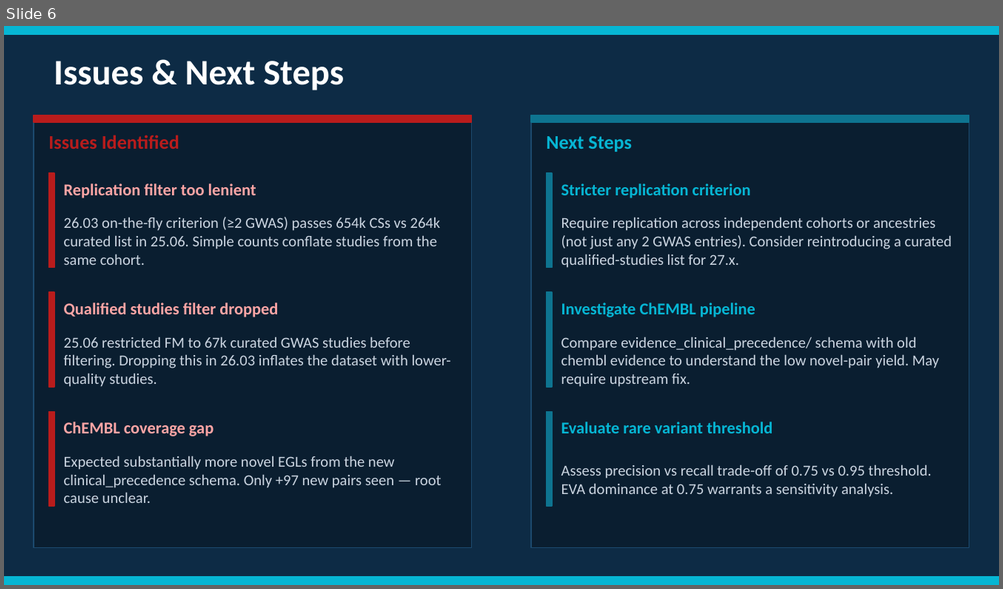
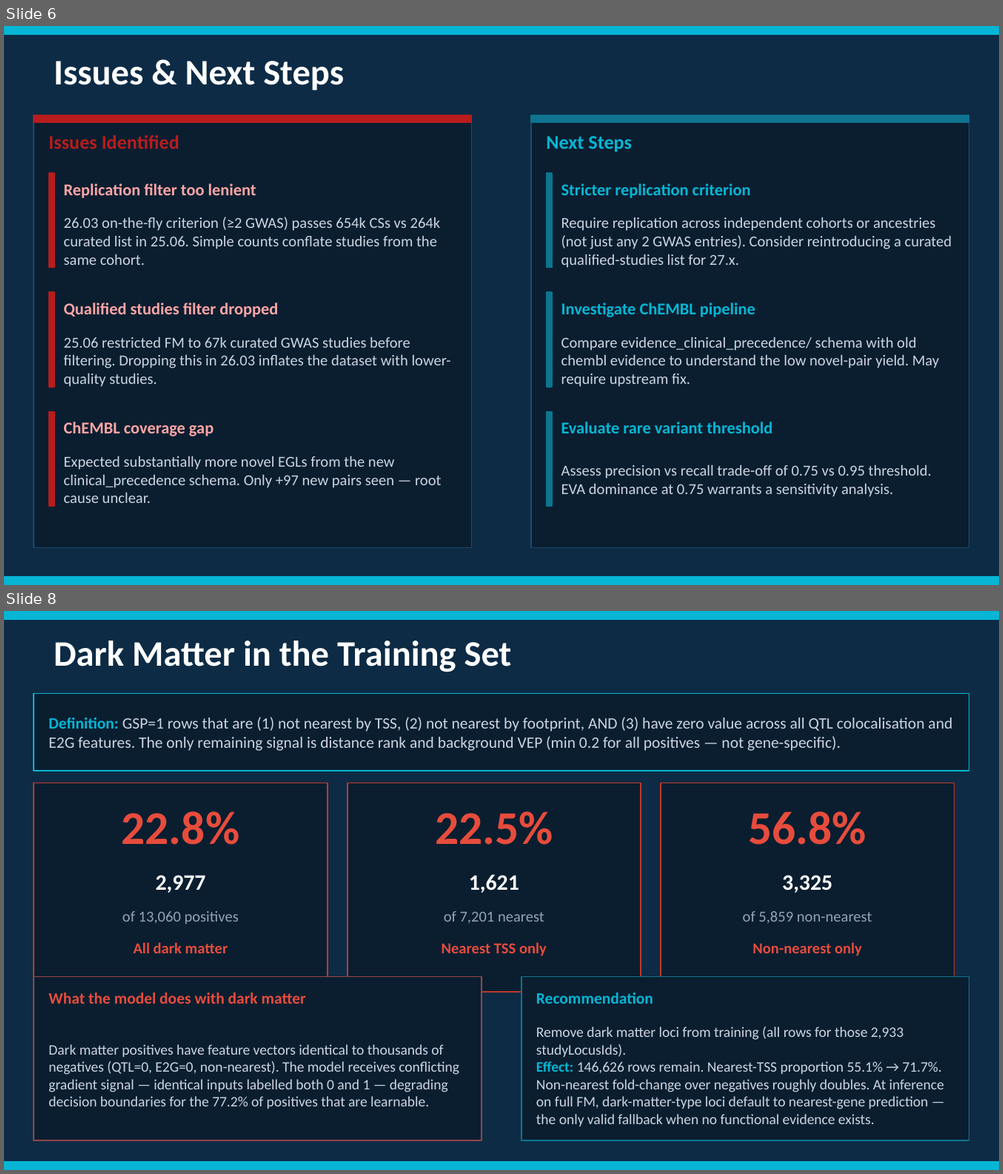
Before and after one commit to addramir/EGL_and_training_set, a slide deck: 2606/training_set_report.pptx. Shown one above the other, each under a label of ours: slide 6 before the commit, slides 6 and 8 after it; the slides between them are not shown. The pictures are 1003x589 and 1003x1174 pixels, drawn with LibreOffice and Linux fonts; fonts in the diff are those of the drawing. Boxes give left, top, right and bottom in pixels: in the first picture for what was removed or moved away, otherwise in the second. Text is boxed around its words. In the diff, an @@ line names an element or a change of style, - is before the commit and + after.

```diff
--- a/2606/training_set_report.pptx
+++ b/2606/training_set_report.pptx
@@ slide 8 added at bbox=[4, 611, 999, 1170], background #0D2B45 @@
@@ rectangle added at bbox=[4, 611, 999, 619], fill #06B6D4, outline #06B6D4 1 pt @@
@@ text added at bbox=[54, 641, 512, 672], 26 pt, text #FFFFFF, bold @@
+Dark Matter in the Training Set
@@ rectangle added at bbox=[34, 694, 969, 771], fill #0A1E30, outline #06B6D4 1 pt @@
@@ text added at bbox=[48, 717, 952, 751], 11.5 pt, text #CBD5E1 @@
+Definition: GSP=1 rows that are (1) not nearest by TSS, (2) not nearest by footprint, AND (3) have zero value across all QTL colocalisation and E2G features. The only remaining signal is distance rank and background VEP (min 0.2 for all positives — not gene-specific).
@@ rectangle added at bbox=[34, 783, 327, 992], fill #0A1E30, outline #C0392B 1 pt @@
@@ rectangle added at bbox=[347, 783, 640, 992], fill #0A1E30, outline #C0392B 1 pt @@
@@ rectangle added at bbox=[660, 783, 954, 992], fill #0A1E30, outline #C0392B 1 pt @@
@@ text added at bbox=[122, 812, 239, 845], 34 pt, text #E74C3C, bold @@
+22.8%
@@ text added at bbox=[435, 812, 552, 845], 34 pt, text #E74C3C, bold @@
+22.5%
@@ text added at bbox=[748, 812, 866, 845], 34 pt, text #E74C3C, bold @@
+56.8%
@@ text added at bbox=[156, 875, 206, 893], 16 pt, text #FFFFFF, bold @@
+2,977
@@ text added at bbox=[469, 874, 519, 893], 16 pt, text #FFFFFF, bold @@
+1,621
@@ text added at bbox=[782, 875, 832, 893], 16 pt, text #FFFFFF, bold @@
+3,325
@@ text added at bbox=[122, 911, 239, 925], 11 pt, text #94A3B8 @@
+of 13,060 positives
@@ text added at bbox=[444, 911, 544, 924], 11 pt, text #94A3B8 @@
+of 7,201 nearest
@@ text added at bbox=[743, 911, 871, 924], 11 pt, text #94A3B8 @@
+of 5,859 non-nearest
@@ text added at bbox=[134, 943, 228, 954], 11 pt, text #E74C3C, bold @@
+All dark matter
@@ text added at bbox=[441, 943, 546, 957], 11 pt, text #E74C3C, bold @@
+Nearest TSS only
@@ text added at bbox=[752, 943, 862, 957], 11 pt, text #E74C3C, bold @@
+Non-nearest only
@@ rectangle added at bbox=[34, 977, 481, 1141], fill #0A1E30, outline #944747 1 pt @@
@@ rectangle added at bbox=[521, 977, 969, 1141], fill #0A1E30, outline #0E7490 1 pt @@
@@ text added at bbox=[48, 993, 306, 1004], 11.5 pt, text #E74C3C, bold @@
+What the model does with dark matter
@@ text added at bbox=[536, 993, 653, 1004], 11.5 pt, text #06B6D4, bold @@
+Recommendation
@@ text added at bbox=[536, 1027, 944, 1127], 10.5 pt, text #CBD5E1 @@
+Remove dark matter loci from training (all rows for those 2,933 studyLocusIds).
+Effect: 146,626 rows remain. Nearest-TSS proportion 55.1% → 71.7%. Non-nearest fold-change over negatives roughly doubles. At inference on full FM, dark-matter-type loci default to nearest-gene prediction — the only valid fallback when no functional evidence exists.
@@ text added at bbox=[48, 1045, 459, 1109], 10.5 pt, text #CBD5E1 @@
+Dark matter positives have feature vectors identical to thousands of negatives (QTL=0, E2G=0, non-nearest). The model receives conflicting gradient signal — identical inputs labelled both 0 and 1 — degrading decision boundaries for the 77.2% of positives that are learnable.
@@ rectangle added at bbox=[4, 1162, 999, 1170], fill #06B6D4, outline #06B6D4 1 pt @@
```
Also in this commit, not shown: 1 other slide added, 5 other files.
